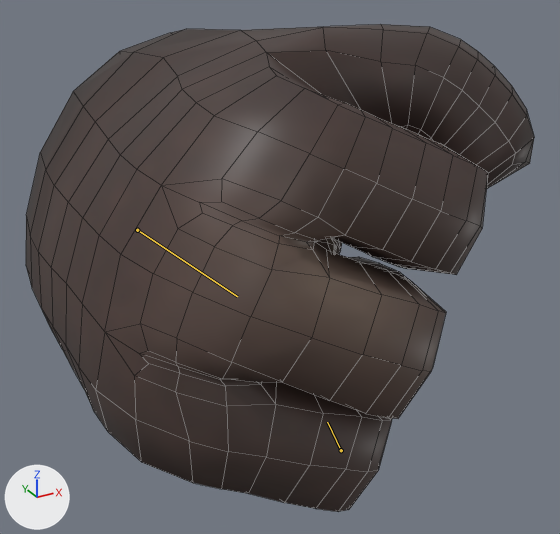
One commit to the FBX model Assets/Models/Hands/Knight/Hand_Right_Animations.fbx: the scene before it, then after it.
Before and after are seen from a camera (50 mm lens) standing at (-0.337, -0.604, 0.224) and looking at (-0.083, -0.144, -0.007). Lighting does not change. The marker at lower left points along +X, +Y and +Z. The picture after the commit comes second. Both versions are drawn at frame 5 of the action 'Hand_Knight_Fist'; the numbers are the values there. The bones that change are drawn over the model as lines. Mesh edges are drawn as thin lines.

In view in the first picture: 'Hand_Right'.
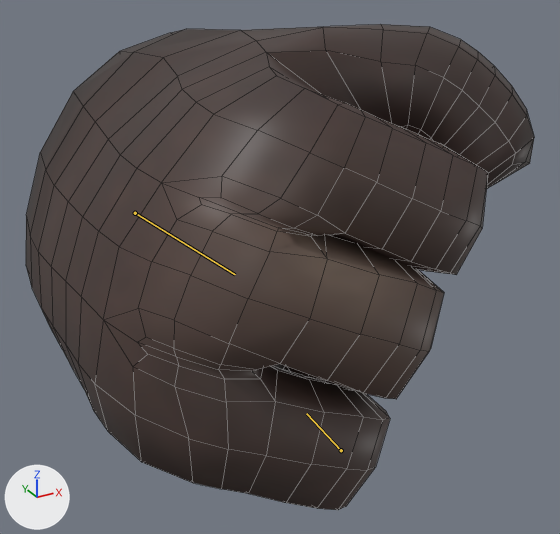
What differs and where, as boxes (x1, y1, x2, y2) in the pictures (560 x 534 px):
'Hand_Right', posed: before (26, 24, 534, 512); after (26, 24, 534, 510)
bone 'palm.02.R', root to tip: before (137, 230) to (237, 296); after (135, 213) to (235, 274)
bone 'f_pinky.02.R', root to tip: before (341, 450) to (327, 422); after (341, 450) to (306, 413)

Diff of the bpy script that builds the scene:
```diff
--- a/Assets/Models/Hands/Knight/Hand_Right_Animations.fbx.py
+++ b/Assets/Models/Hands/Knight/Hand_Right_Animations.fbx.py
@@ bone_palm_02_r @@
 bone_palm_02_r = bpy.data.objects['Hand_Knight_Right_Armature'].pose.bones['palm.02.R']  # child of 'hand.R'
-bone_palm_02_r.location = (0.0021, 0.0, -0.0013)
+bone_palm_02_r.location = (-0.0034, -0.0022, 0.002)
@@ bone_f_pinky_02_r @@
 bone_f_pinky_02_r = bpy.data.objects['Hand_Knight_Right_Armature'].pose.bones['f_pinky.02.R']  # child of 'f_pinky.01.R'
-bone_f_pinky_02_r.rotation_quaternion = (0.845, -0.535, 0.0, 0.0)  # degrees (-65, 0, 0)
+bone_f_pinky_02_r.rotation_quaternion = (0.75, -0.662, 0.0, 0.0)  # degrees (-83, 0, 0)
```
